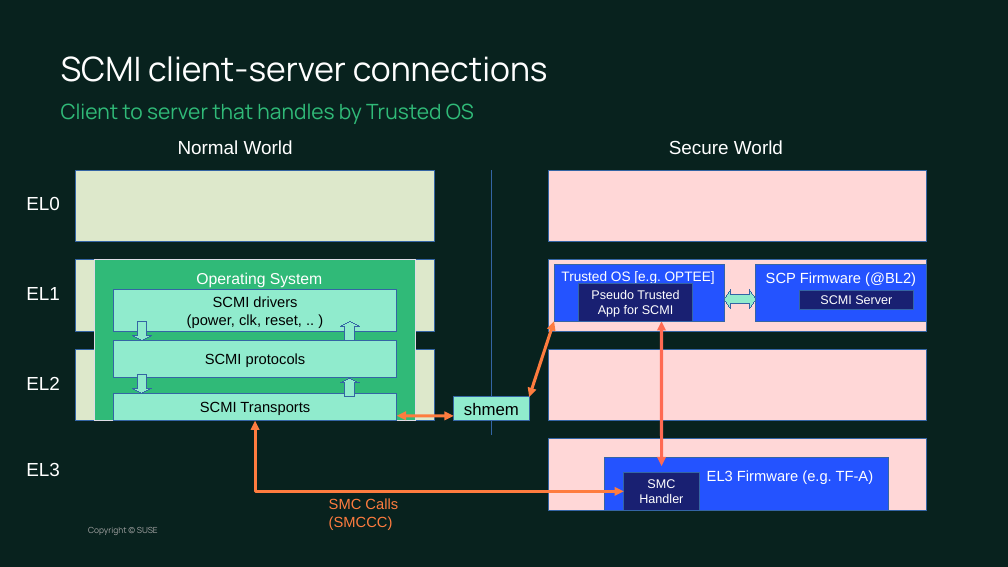
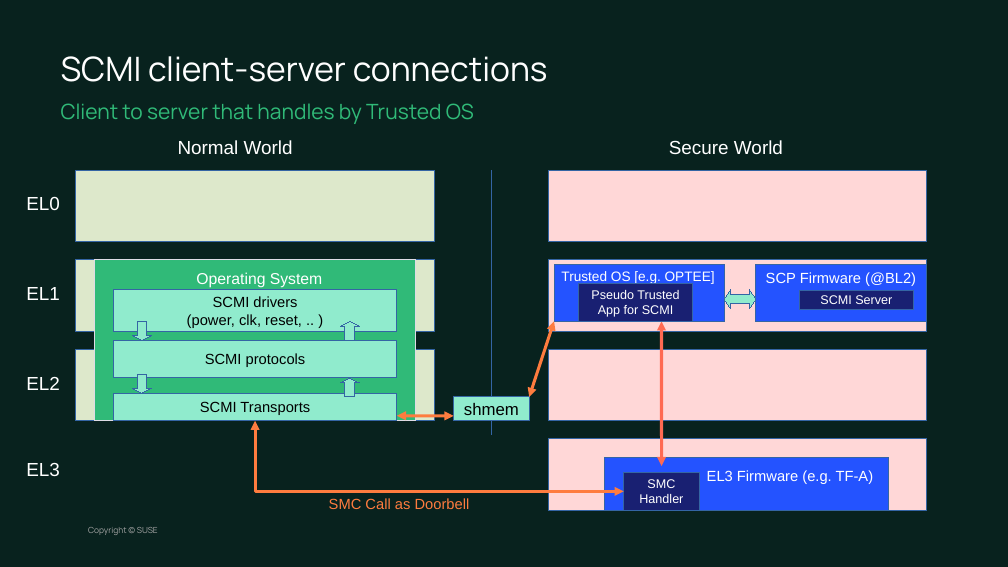
Before and after one commit to chesterlintw/conf-docs, a slide deck: slide 9 of suse-lab-conf/2023/SCMI.odp. Drawn at 1008x567 pixels with LibreOffice and Linux fonts; fonts in the diff are those of the drawing; background and template pictures are left out. Boxes give left, top, right and bottom in pixels: in the first picture for what was removed or moved away, otherwise in the second. Text is boxed around its words. In the diff, an @@ line names an element or a change of style, - is before the commit and + after.

```diff
--- a/suse-lab-conf/2023/SCMI.odp
+++ b/suse-lab-conf/2023/SCMI.odp
@@ text at [329, 498, 470, 509]: text changed @@
-SMC Calls
-(SMCCC)
+SMC Call as Doorbell
```
Also in this commit, not shown: 7 other slides changed.
